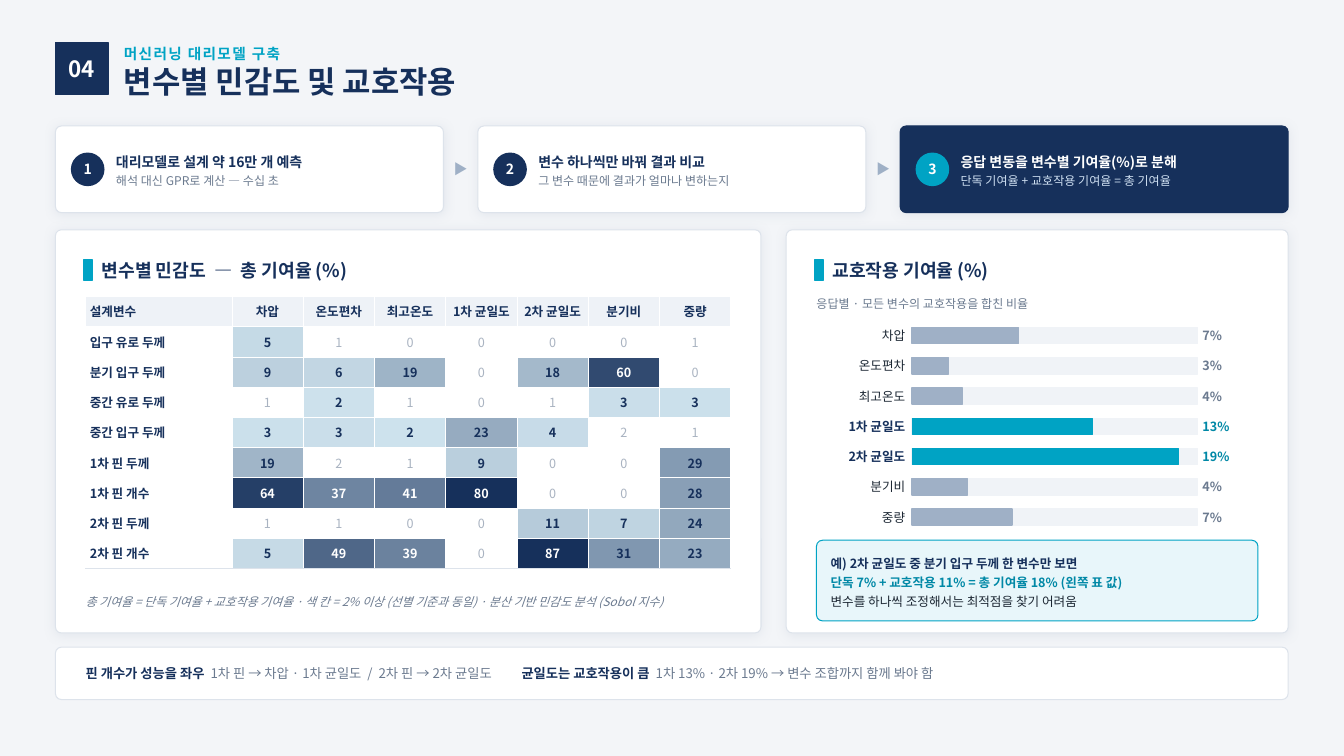
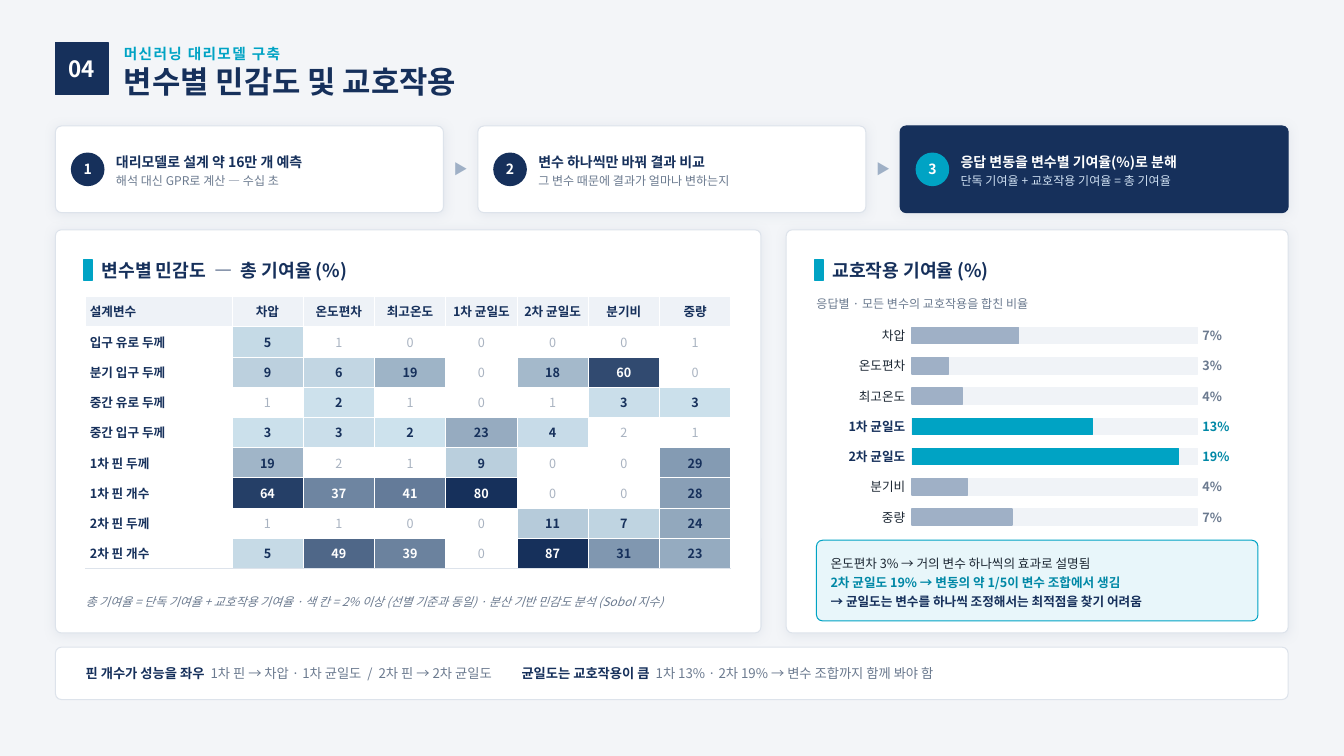
Before and after one commit to yjs9716/dddd, a slide deck: slide 1 of 민감도_장표.pptx. Drawn at 1344x756 pixels with LibreOffice and Linux fonts; fonts in the diff are those of the drawing. Boxes give left, top, right and bottom in pixels: in the first picture for what was removed or moved away, otherwise in the second. Text is boxed around its words. In the diff, an @@ line names an element or a change of style, - is before the commit and + after.

```diff
--- a/민감도_장표.pptx
+++ b/민감도_장표.pptx
@@ text at <box>831,557,1142,607</box>: text changed @@
-예) 2차 균일도 중 분기 입구 두께 한 변수만 보면
-단독 7% + 교호작용 11% = 총 기여율 18% (왼쪽 표 값)
-변수를 하나씩 조정해서는 최적점을 찾기 어려움
+온도편차 3% → 거의 변수 하나씩의 효과로 설명됨
+2차 균일도 19% → 변동의 약 1/5이 변수 조합에서 생김
+→ 균일도는 변수를 하나씩 조정해서는 최적점을 찾기 어려움
```
Also in this commit, not shown: 2 other files.
